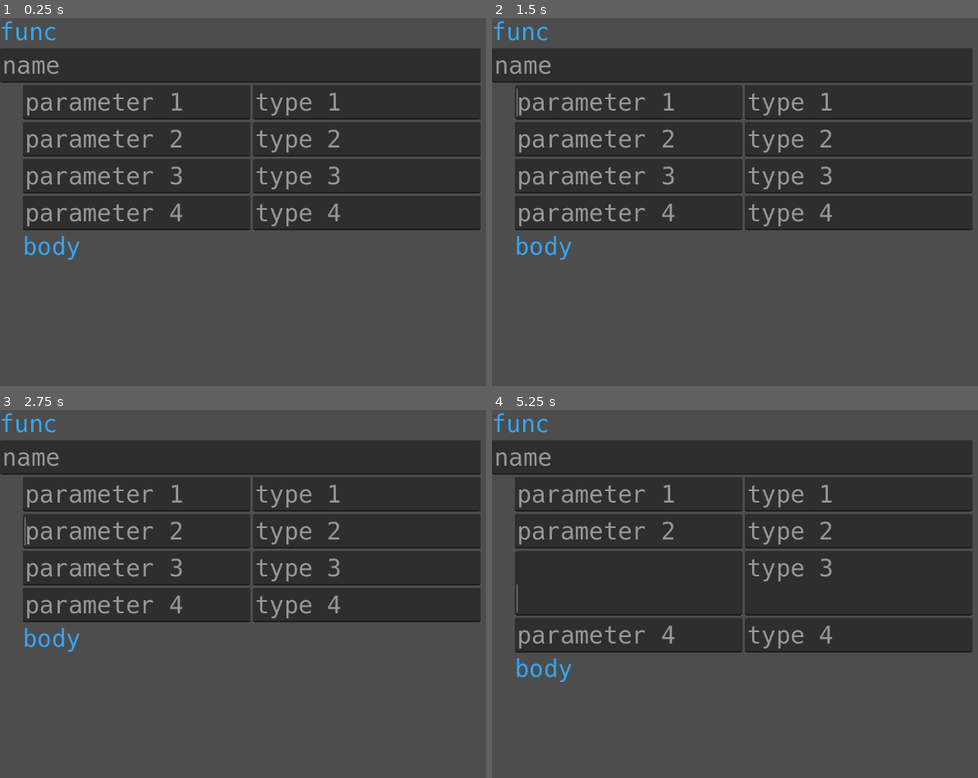
Above: before the commit, frames 1-4 (two rows, left to right).
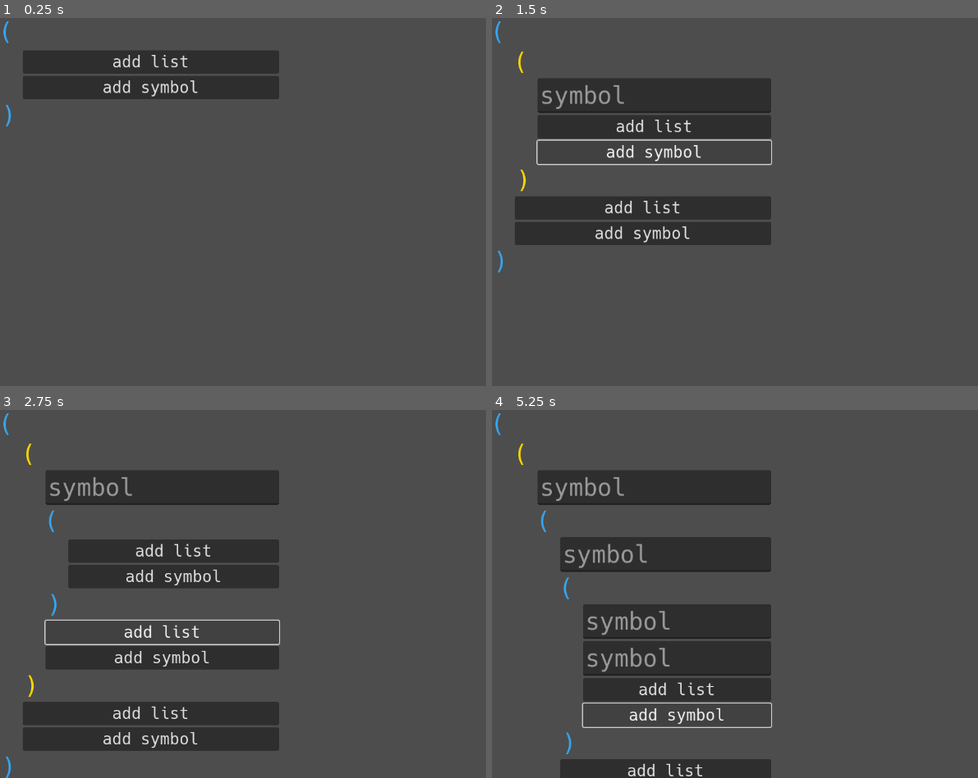
Above: after the commit, the same moments.

Repository: uprun/re-lisp
Game: Godot game, scene res://re-lisp.tscn
Same seed, same stepped clock (60 frames per second), same inputs: the game is played once before the commit and once after it.
Inputs (mouse positions are in pixels of both pictures, inside the frame that each line leads up to):
- Up to frame 1 (0.25 s): no input
- Up to frame 2 (1.5 s): click (642, 62) at 0.5 s, where only the run after the commit has a clickable "add list"; click (652, 117) at 1.25 s, where only the run after the commit has a clickable "add symbol"
- Up to frame 3 (2.75 s): click (160, 520) at 2 s, where only the run after the commit has a clickable "add list"
- Up to frame 4 (5.25 s): click (666, 575) at 2.75 s, where only the run after the commit has a clickable "add symbol"; click (666, 586) at 3.5 s, where only the run after the commit has a clickable "add list"; click (676, 645) at 4.25 s, where only the run after the commit has a clickable "add symbol"; tap Enter at 5 s

The runs differ from the first frame. In frame 1, 38% of the frame differs, in the area x 0-99%, y 0-66%; in frame 2, 35%; in frame 3, 47%; in frame 4, 49%, in the area x 0-99%, y 0-100%.
Error in both runs: Invalid access to property or key 'name' on a base object of type 'Nil'. (res://http-request-example.gd:10)

Commit message:
recursive lists and symbols

Diff:
--- /dev/null
+++ b/button.tscn
@@ -0,0 +1,11 @@
+[gd_scene load_steps=3 format=3 uid="uid://v4lvoidmd1t5"]
+
+[ext_resource type="FontFile" uid="uid://dlso0w0a35mx1" path="res://Hack-Regular.ttf" id="1_h1jyn"]
+
+[sub_resource type="Theme" id="Theme_6ibbq"]
+
+[node name="add-list" type="Button"]
+theme = SubResource("Theme_6ibbq")
+theme_override_fonts/font = ExtResource("1_h1jyn")
+theme_override_font_sizes/font_size = 28
+text = "add list"
--- a/func-decsription.gd
+++ b/func-decsription.gd
@@ -1,9 +1,13 @@
-extends Node2D
+extends VBoxContainer
+
+@onready var symbol_scene = preload("res://symbol.tscn")
 
 
 # Called when the node enters the scene tree for the first time.
 func _ready():
-	pass # Replace with function body.
+	if get_index() == 0:
+		$"(".add_theme_color_override("font_color", Color.GOLD)
+		$")".add_theme_color_override("font_color", Color.GOLD)
 
 
 # Called every frame. 'delta' is the elapsed time since the previous frame.
@@ -11,3 +15,16 @@
 	delta):
 	#print("func ", $name.text, "(")
 	pass
+
+
+
+
+func _on_addsymbol_pressed():
+	var next_symbol = symbol_scene.instantiate()
+	$"MarginContainer/all-controls/inner-list".add_child(next_symbol)
+
+
+func _on_addlist_pressed():
+	var list_scene = load("res://list.tscn")
+	var next_list = list_scene.instantiate()
+	$"MarginContainer/all-controls/inner-list".add_child(next_list)
--- a/func-decsription.tscn
+++ /dev/null
@@ -1,45 +0,0 @@
-[gd_scene load_steps=5 format=3 uid="uid://cx3rg8agybnyk"]
-
-[ext_resource type="Script" path="res://func-decsription.gd" id="1_ocg7k"]
-[ext_resource type="PackedScene" uid="uid://y4krhtxy4mfp" path="res://text-name.tscn" id="2_wdvve"]
-[ext_resource type="PackedScene" uid="uid://bjoqe2t2abbms" path="res://label.tscn" id="2_xtacm"]
-[ext_resource type="PackedScene" uid="uid://jjc2sffg3y7s" path="res://parameter-with-type.tscn" id="3_n43q6"]
-
-[node name="func-description" type="Node2D"]
-script = ExtResource("1_ocg7k")
-
-[node name="VBoxContainer2" type="VBoxContainer" parent="."]
-offset_right = 490.0
-offset_bottom = 272.0
-
-[node name="Label" parent="VBoxContainer2" instance=ExtResource("2_xtacm")]
-layout_mode = 2
-
-[node name="name" parent="VBoxContainer2" instance=ExtResource("2_wdvve")]
-layout_mode = 2
-
-[node name="MarginContainer" type="MarginContainer" parent="VBoxContainer2"]
-layout_mode = 2
-theme_override_constants/margin_left = 40
-
-[node name="definition" type="VBoxContainer" parent="VBoxContainer2/MarginContainer"]
-layout_mode = 2
-
-[node name="parameters" type="VBoxContainer" parent="VBoxContainer2/MarginContainer/definition"]
-layout_mode = 2
-
-[node name="parameter-with-type1" parent="VBoxContainer2/MarginContainer/definition/parameters" instance=ExtResource("3_n43q6")]
-layout_mode = 2
-
-[node name="parameter-with-type2" parent="VBoxContainer2/MarginContainer/definition/parameters" instance=ExtResource("3_n43q6")]
-layout_mode = 2
-
-[node name="parameter-with-type3" parent="VBoxContainer2/MarginContainer/definition/parameters" instance=ExtResource("3_n43q6")]
-layout_mode = 2
-
-[node name="parameter-with-type4" parent="VBoxContainer2/MarginContainer/definition/parameters" instance=ExtResource("3_n43q6")]
-layout_mode = 2
-
-[node name="Label-body" parent="VBoxContainer2/MarginContainer/definition" instance=ExtResource("2_xtacm")]
-layout_mode = 2
-text = "body"
--- /dev/null
+++ b/list.tscn
@@ -0,0 +1,38 @@
+[gd_scene load_steps=4 format=3 uid="uid://cx3rg8agybnyk"]
+
+[ext_resource type="Script" path="res://func-decsription.gd" id="1_ocg7k"]
+[ext_resource type="PackedScene" uid="uid://bjoqe2t2abbms" path="res://label.tscn" id="2_xtacm"]
+[ext_resource type="PackedScene" uid="uid://v4lvoidmd1t5" path="res://button.tscn" id="3_5x7vj"]
+
+[node name="list" type="VBoxContainer"]
+offset_right = 490.0
+offset_bottom = 272.0
+script = ExtResource("1_ocg7k")
+
+[node name="(" parent="." instance=ExtResource("2_xtacm")]
+layout_mode = 2
+text = "("
+
+[node name="MarginContainer" type="MarginContainer" parent="."]
+layout_mode = 2
+theme_override_constants/margin_left = 40
+
+[node name="all-controls" type="VBoxContainer" parent="MarginContainer"]
+layout_mode = 2
+
+[node name="inner-list" type="VBoxContainer" parent="MarginContainer/all-controls"]
+layout_mode = 2
+
+[node name="add-list" parent="MarginContainer/all-controls" instance=ExtResource("3_5x7vj")]
+layout_mode = 2
+
+[node name="add-symbol" parent="MarginContainer/all-controls" instance=ExtResource("3_5x7vj")]
+layout_mode = 2
+text = "add symbol"
+
+[node name=")" parent="." instance=ExtResource("2_xtacm")]
+layout_mode = 2
+text = ")"
+
+[connection signal="pressed" from="MarginContainer/all-controls/add-list" to="." method="_on_addlist_pressed"]
+[connection signal="pressed" from="MarginContainer/all-controls/add-symbol" to="." method="_on_addsymbol_pressed"]
--- a/parameter-with-type.tscn
+++ /dev/null
@@ -1,17 +0,0 @@
-[gd_scene load_steps=3 format=3 uid="uid://jjc2sffg3y7s"]
-
-[ext_resource type="PackedScene" uid="uid://y4krhtxy4mfp" path="res://text-name.tscn" id="1_406jf"]
-[ext_resource type="Script" path="res://parameter-with-type.gd" id="1_rbkku"]
-
-[node name="parameter-with-type" type="HBoxContainer"]
-script = ExtResource("1_rbkku")
-
-[node name="parameter1" parent="." instance=ExtResource("1_406jf")]
-custom_minimum_size = Vector2(400, 60)
-layout_mode = 2
-placeholder_text = "parameter1"
-
-[node name="type1" parent="." instance=ExtResource("1_406jf")]
-custom_minimum_size = Vector2(400, 60)
-layout_mode = 2
-placeholder_text = "type1"
--- a/parameter-with-type.gd
+++ b/re-lisp.gd
@@ -1,17 +1,11 @@
-
-extends HBoxContainer
-
+extends Node2D
 
 
 # Called when the node enters the scene tree for the first time.
 func _ready():
-	var index = str(get_index() + 1)
-	$parameter1.placeholder_text = "parameter " + index
-	$type1.placeholder_text = "type " + index
 	pass # Replace with function body.
 
 
 # Called every frame. 'delta' is the elapsed time since the previous frame.
 func _process(delta):
-
 	pass
--- a/re-lisp.tscn
+++ b/re-lisp.tscn
@@ -1,7 +1,7 @@
 [gd_scene load_steps=3 format=3 uid="uid://ckot0cexgv5ks"]
 
 [ext_resource type="PackedScene" uid="uid://bfxhxbf7x7uek" path="res://http_request_example.tscn" id="1_ib2s2"]
-[ext_resource type="PackedScene" uid="uid://cx3rg8agybnyk" path="res://func-decsription.tscn" id="2_lygq7"]
+[ext_resource type="PackedScene" uid="uid://cx3rg8agybnyk" path="res://list.tscn" id="2_lygq7"]
 
 [node name="Lisperanto" type="Node2D"]
 
--- /dev/null
+++ b/symbol.gd
@@ -0,0 +1,13 @@
+extends TextEdit
+
+
+# Called when the node enters the scene tree for the first time.
+func _ready():
+	if get_index() == 0:
+		add_theme_color_override("font_color", Color.GOLD)
+	pass # Replace with function body.
+
+
+# Called every frame. 'delta' is the elapsed time since the previous frame.
+func _process(delta):
+	pass
--- /dev/null
+++ b/symbol.tscn
@@ -0,0 +1,14 @@
+[gd_scene load_steps=3 format=3 uid="uid://y4krhtxy4mfp"]
+
+[ext_resource type="FontFile" uid="uid://dlso0w0a35mx1" path="res://Hack-Regular.ttf" id="1_fsdvo"]
+[ext_resource type="Script" path="res://symbol.gd" id="2_tyvoj"]
+
+[node name="symbol" type="TextEdit"]
+custom_minimum_size = Vector2(2.08165e-12, 60)
+theme_override_colors/font_color = Color(0.919673, 0.606525, 0.674853, 1)
+theme_override_fonts/font = ExtResource("1_fsdvo")
+theme_override_font_sizes/font_size = 42
+placeholder_text = "symbol"
+scroll_fit_content_height = true
+caret_multiple = false
+script = ExtResource("2_tyvoj")
--- a/text-name.tscn
+++ /dev/null
@@ -1,12 +0,0 @@
-[gd_scene load_steps=2 format=3 uid="uid://y4krhtxy4mfp"]
-
-[ext_resource type="FontFile" uid="uid://dlso0w0a35mx1" path="res://Hack-Regular.ttf" id="1_hb2rn"]
-
-[node name="name" type="TextEdit"]
-custom_minimum_size = Vector2(2.08165e-12, 60)
-theme_override_colors/font_color = Color(0.919673, 0.606525, 0.674853, 1)
-theme_override_fonts/font = ExtResource("1_hb2rn")
-theme_override_font_sizes/font_size = 42
-placeholder_text = "name"
-scroll_fit_content_height = true
-caret_multiple = false
Not shown, added: example.txt
